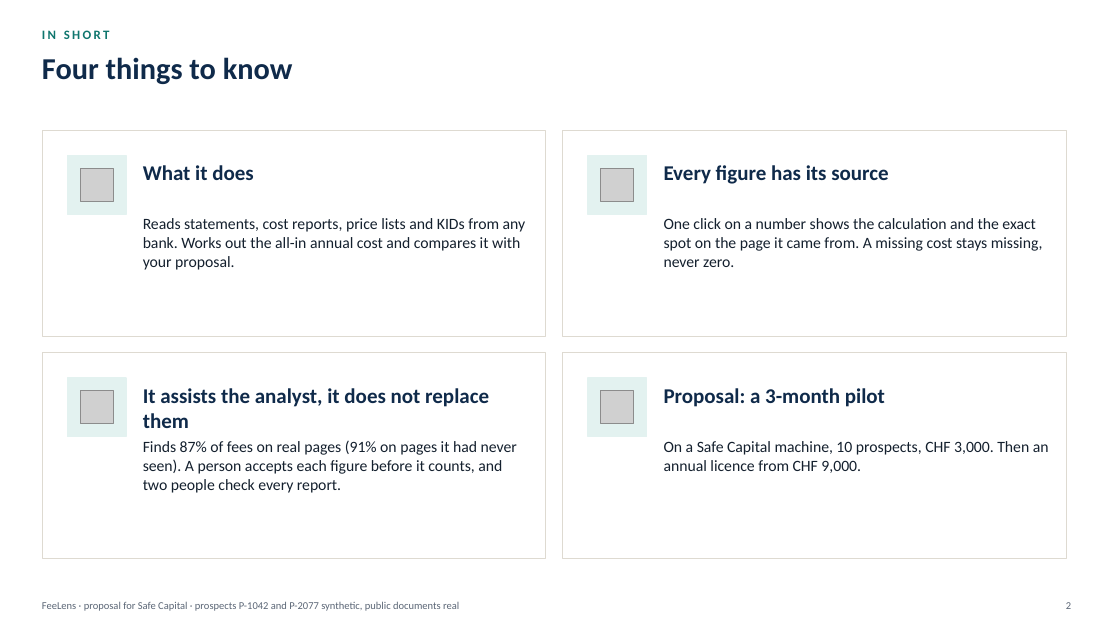
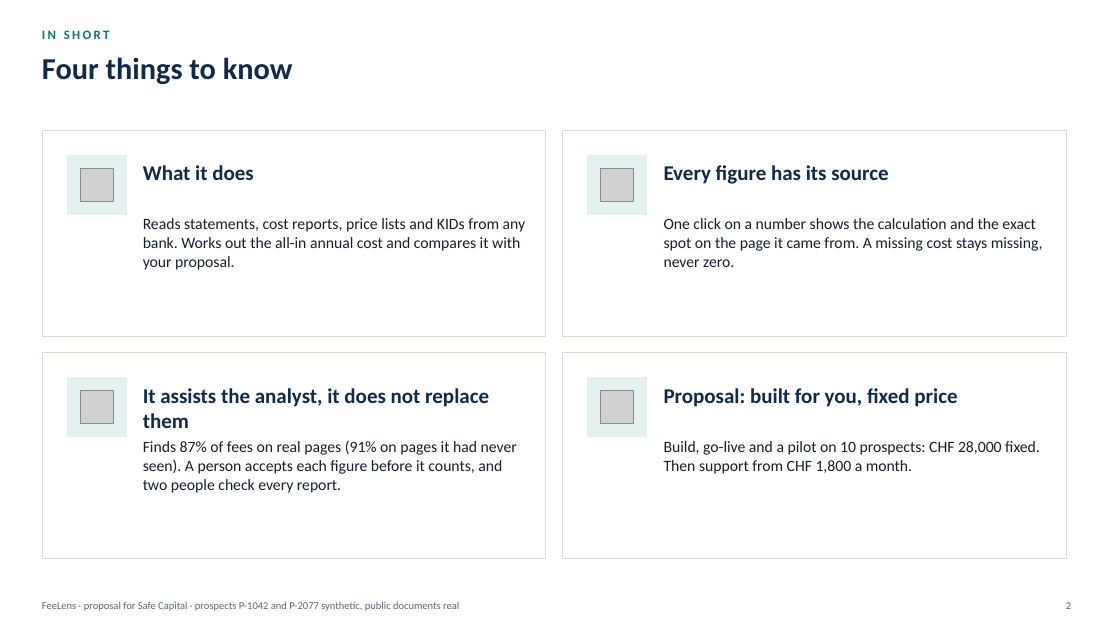
Before and after one commit to rossotti-alessandro/PortfolioCostEngine, a slide deck: slide 2 of slides/FeeLens_Proposal_EN.pptx. Drawn at 1120x630 pixels with LibreOffice and Linux fonts; fonts in the diff are those of the drawing; grey boxes stand for pictures. Boxes give left, top, right and bottom in pixels: in the first picture for what was removed or moved away, otherwise in the second. Text is boxed around its words. In the diff, an @@ line names an element or a change of style, - is before the commit and + after.

```diff
--- a/slides/FeeLens_Proposal_EN.pptx
+++ b/slides/FeeLens_Proposal_EN.pptx
@@ text at (664, 388, 957, 407): text changed @@
-Proposal: a 3-month pilot
+Proposal: built for you, fixed price
@@ text at (664, 441, 1040, 474): text changed @@
-On a Safe Capital machine, 10 prospects, CHF 3,000. Then an annual licence from CHF 9,000.
+Build, go-live and a pilot on 10 prospects: CHF 28,000 fixed. Then support from CHF 1,800 a month.
```
Also in this commit, not shown: 4 other slides changed, 4 slides added, 1 slide removed, 28 other files.
